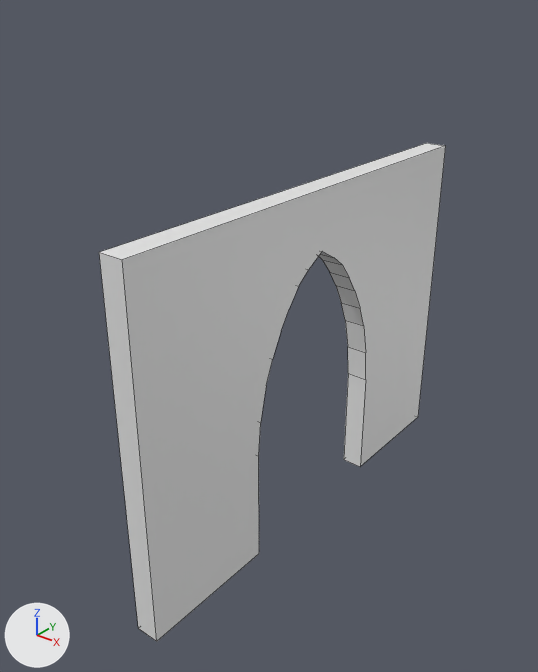
One commit to the Blender file Simple Church Room/Meshes/Church Wall-Door 0.2x4x4.blend: the scene before it, then after it.
Rendered twice from a camera (50 mm lens) standing at (3.35, -2.6, 4.46) and looking at (-0.1, 1.71, 1.78). The axes (+X, +Y, +Z) are drawn at lower left. The lights are the same throughout. Mesh edges are drawn as thin lines.

In view in the first picture: 'Church Wall-Door 0.2x4x4'.
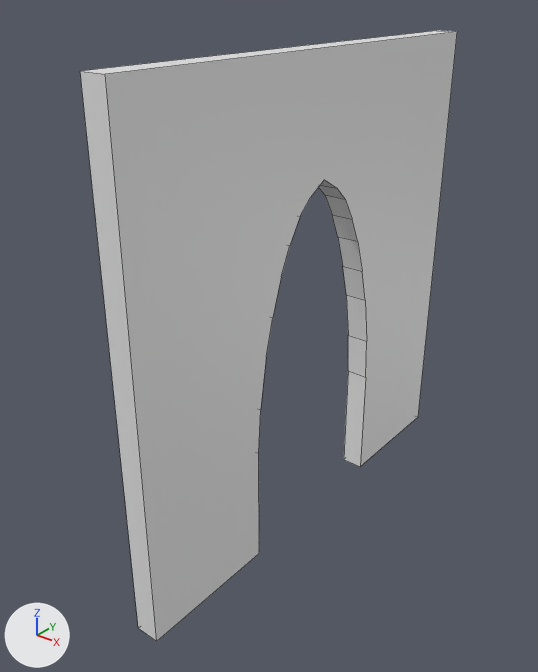
Location of each change, (x1, y1, x2, y2) in pixels of the pictures (538 x 672 px):
'Church Wall-Door 0.2x4x4', reshaped (9% wider, 22% taller)
    before: (99, 143, 446, 641)
    after: (80, 31, 457, 641)

What changed in the scene script:
```text
Change me_church_wall_door_0_2x4x4:
    used by ob_church_wall_door_0_2x4x4; location = (0.0, 0.0, 0.0)
    remove me_church_wall_door_0_2x4x4.from_pydata(...)  # 46 vertices, 25 faces; spans x 0.0..0.2, y 0.0..4.0, z 0.0..3.0
    add me_church_wall_door_0_2x4x4.from_pydata(...)  # 46 vertices, 25 faces; spans x 0.0..0.2, y 0.0..4.0, z 0.0..4.0
    me_church_wall_door_0_2x4x4 part 1: 38 of 46 vertices moved; they spanned x 0.0..0.2, y 0.0..4.0, z 1.0..3.0 and now span x 0.0..0.2, y 0.0..4.0, z 1.03..4.0; mean shift (0.0, 0.0, 0.43); largest move (0.0, 4.0, 3.0) -> (0.0, 4.0, 4.0)
```
